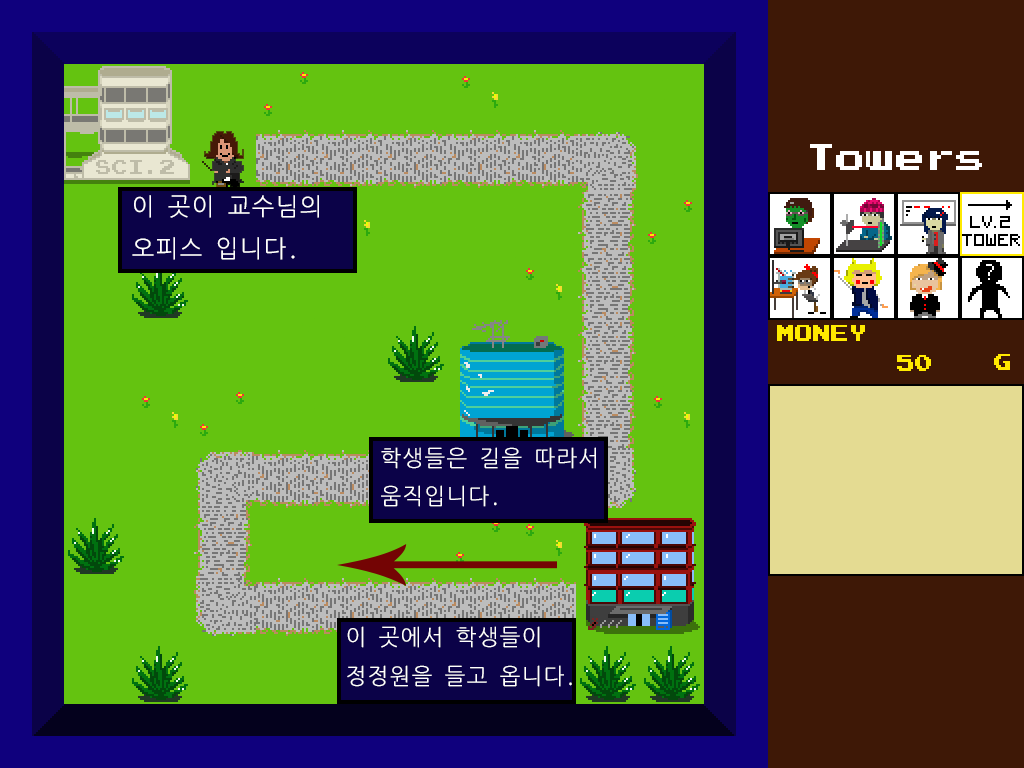
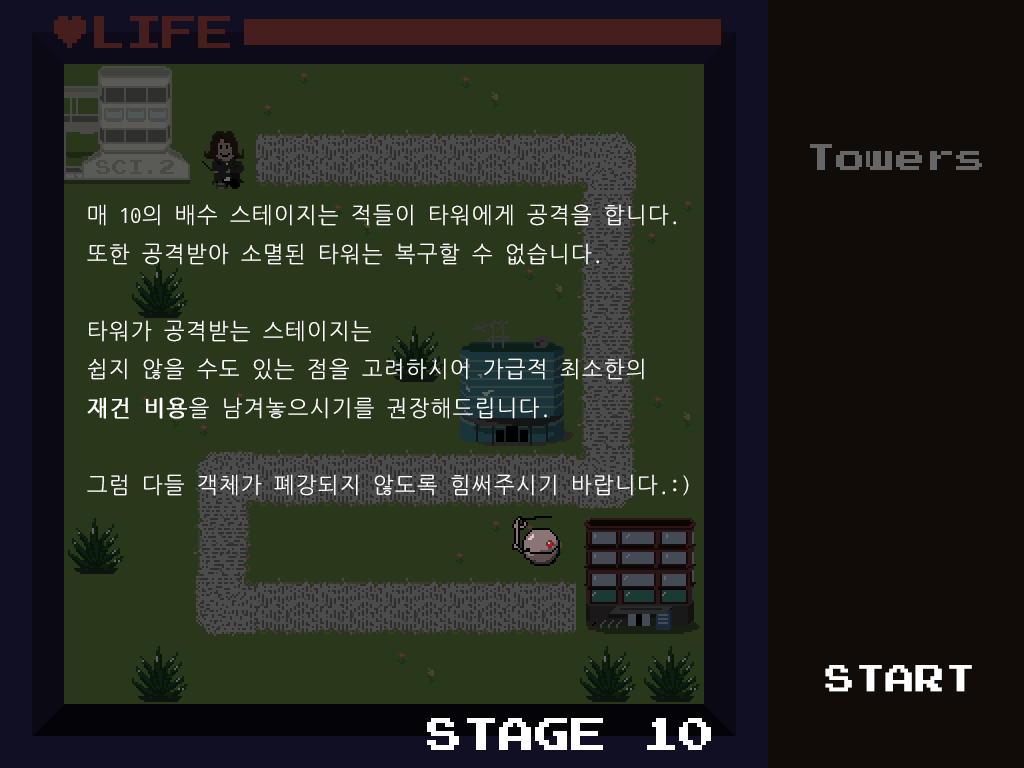
Comparing the layer stacks of the two 1024 x 768 images. Changes:
hid "이 곳이 교수님의 오피스 입니다." over left=132, top=195, right=319, bottom=260
renamed "Towers" to "타워를 선택하고 Upgrade를 눌러 그 타워와 앞으로 설치될 같은 종류의 타워를 강화하세요. (물론 돈을 내셔야", hid it, moved it above "레이어 13", painted on it over left=596, top=96, right=982, bottom=272
renamed "모양 1" to "레이어 13", painted on it over left=337, top=516, right=560, bottom=586
added layer "레이어 14" above "매 10의 배수 스테이지는 적들이 타워에게 공격을 합니다. 또한 공격받아 소멸된 타워는 복구할 수 없습니다." over left=821, top=650, right=974, bottom=709
added layer "매 10의 배수 스테이지는 적들이 타워에게 공격을 합니다. 또한 공격받아 소멸된 타워는 복구할 수 없습니다." above "레이어 11" over left=87, top=204, right=689, bottom=496
hid "이 곳에서 학생들이 정정원을 들고 옵니다." over left=347, top=626, right=572, bottom=687
hid "학생들은 길을 따라서 움직입니다." over left=381, top=447, right=596, bottom=507
hid "사각형 4 사본 2" over left=369, top=437, right=608, bottom=523
hid "사각형 4 사본" over left=337, top=618, right=576, bottom=704
hid "사각형 4" over left=118, top=187, right=357, bottom=273
renamed "STAGE 1" to "STAGE 10", showed it, painted on it over left=427, top=718, right=711, bottom=750
hid "Random" over left=960, top=256, right=1024, bottom=320
hid "레이어 2" over left=960, top=192, right=1024, bottom=256
hid "IME" over left=896, top=256, right=960, bottom=320
hid "Electric" over left=832, top=256, right=896, bottom=320
hid "Chem" over left=768, top=256, right=832, bottom=320
hid "SMP" over left=896, top=192, right=960, bottom=256
hid "Mechanical" over left=832, top=192, right=896, bottom=256
hid "ToolTip 사본" over left=768, top=384, right=1024, bottom=576
removed layer "레이어 6" over left=576, top=512, right=704, bottom=640
removed layer "SciBuild" over left=64, top=64, right=192, bottom=192
removed layer "Global" over left=448, top=320, right=576, bottom=448
removed layer "사각형 1" over left=768, top=0, right=1024, bottom=768
painted on "배경" over left=0, top=0, right=1024, bottom=768
…and 12 more changes (1 added, 7 removed, 4 visibility)
